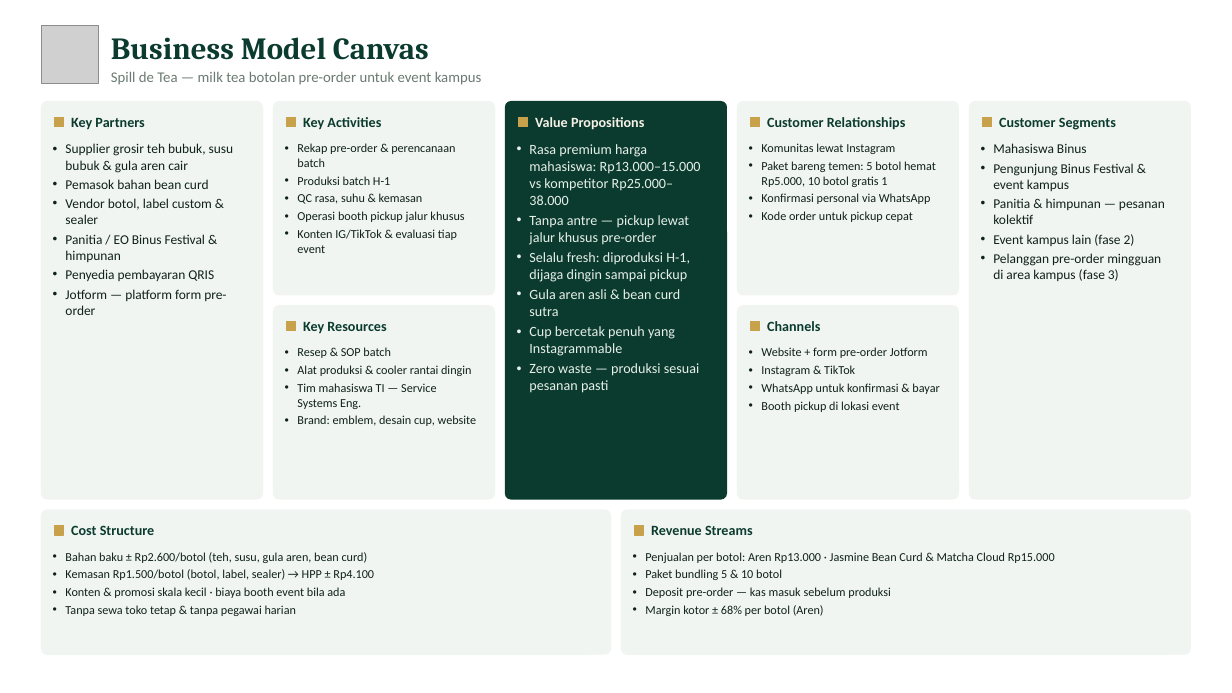
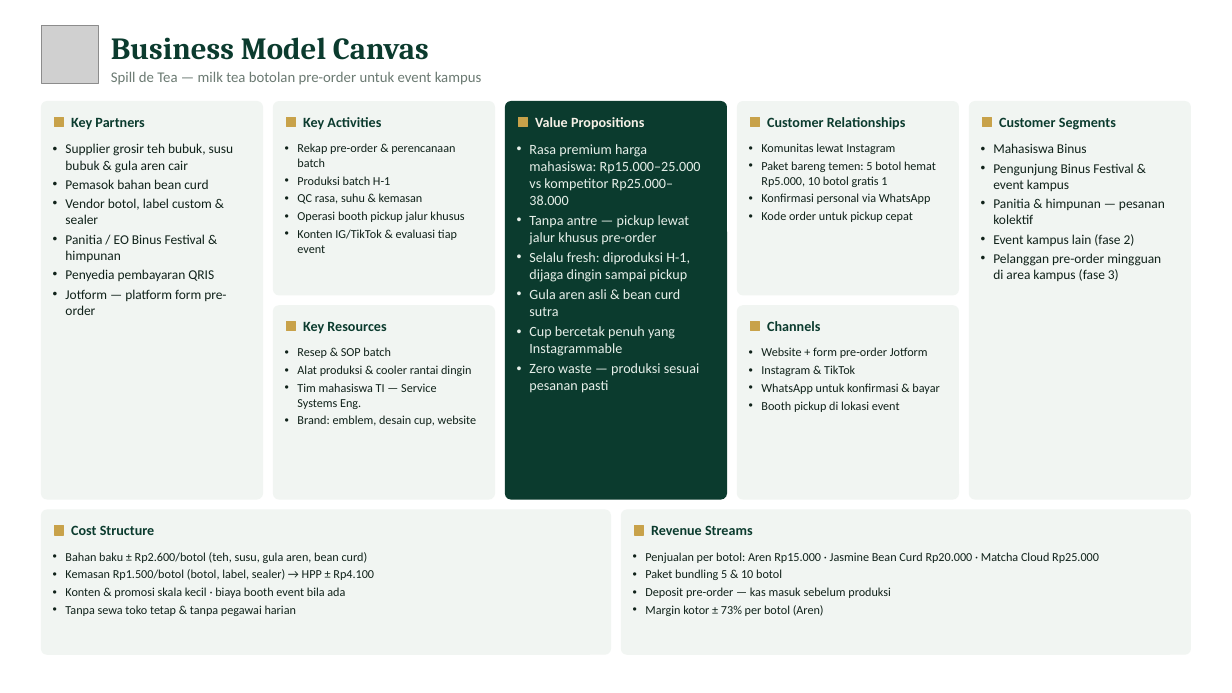
Before and after one commit to BeixuanTianjun/spill-de-tea, a slide deck: slide 2 of presentasi/Spill_de_Tea_BMC_Robust_Design.pptx. Drawn at 1232x693 pixels with LibreOffice and Linux fonts; fonts in the diff are those of the drawing; grey boxes stand for pictures. Boxes give left, top, right and bottom in pixels: in the first picture for what was removed or moved away, otherwise in the second. Text is boxed around its words. In the diff, an @@ line names an element or a change of style, - is before the commit and + after.

```diff
--- a/presentasi/Spill_de_Tea_BMC_Robust_Design.pptx
+++ b/presentasi/Spill_de_Tea_BMC_Robust_Design.pptx
@@ text at (x1=529, y1=144, x2=701, y2=205): text changed @@
-• Rasa premium harga mahasiswa: Rp13.000–15.000 vs kompetitor Rp25.000–38.000
+• Rasa premium harga mahasiswa: Rp15.000–25.000 vs kompetitor Rp25.000–38.000
@@ text at (x1=645, y1=552, x2=1099, y2=563): text changed @@
-• Penjualan per botol: Aren Rp13.000 · Jasmine Bean Curd & Matcha Cloud Rp15.000
+• Penjualan per botol: Aren Rp15.000 · Jasmine Bean Curd Rp20.000 · Matcha Cloud Rp25.000
@@ text at (x1=645, y1=605, x2=824, y2=616): text changed @@
-• Margin kotor ± 68% per botol (Aren)
+• Margin kotor ± 73% per botol (Aren)
```
Also in this commit, not shown: 3 other files.
